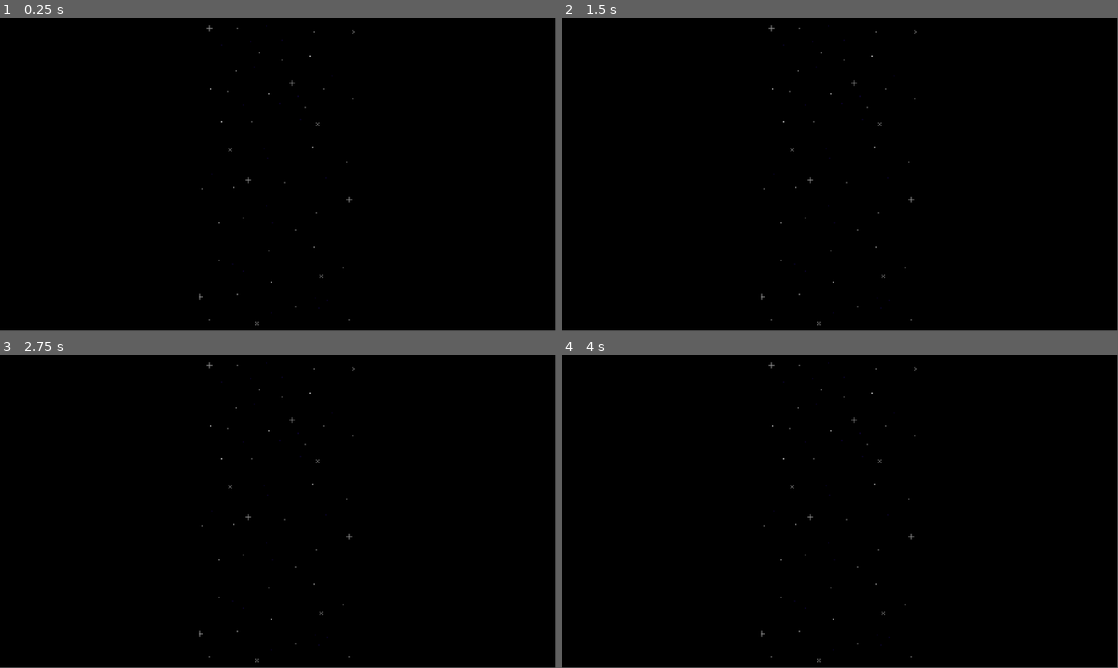
Above: before the commit, frames 1-4 (two rows, left to right).
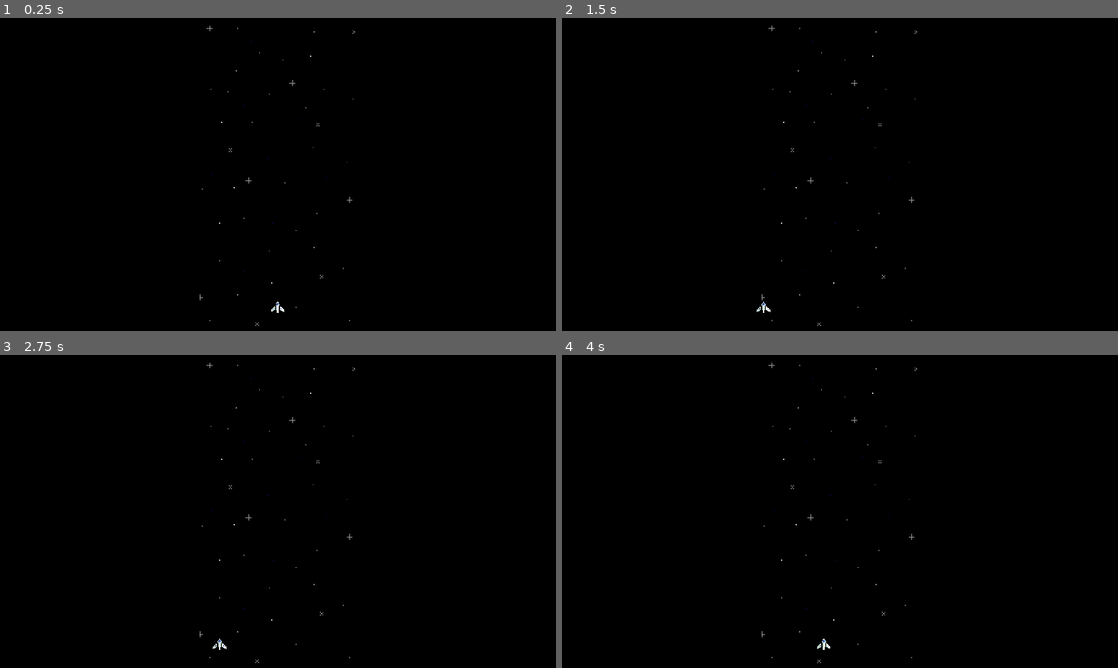
Above: after the commit, the same moments.

Repository: spageektti/space-shooter-godot
Game: Godot game, scene res://scenes/game.tscn
The game is run twice, just before and just after one commit, with the same random seed, the same clock (stepped at 60 frames per second) and the same inputs. Before the commit the project starts from res://game.tscn.
Inputs:
- Up to frame 1 (0.25 s): no input
- Up to frame 2 (1.5 s): tap Enter at 0.5 s; hold D (right, bound only after the commit) 0.53-1.28 s; tap W (shoot, bound only after the commit) at 0.6, 1.35 s; tap Space at 1.25 s; hold A (left, bound only after the commit) from 1.28 s (still down)
- Up to frame 3 (2.75 s): release A (left, bound only after the commit) at 2.03 s; hold D (right, bound only after the commit) from 2.03 s (still down); tap W (shoot, bound only after the commit) at 2.1 s
- Up to frame 4 (4 s): tap Enter at 2.75 s; tap W (shoot, bound only after the commit) at 2.85, 3.6 s; tap Space at 3.5 s; release D (right, bound only after the commit) at 3.53 s; hold A (left, bound only after the commit) from 3.53 s (still down)
In our replay, the window is 799x449 before the commit and 800x450 after it. These sizes can differ from the game's own. Grey fills any space a smaller window leaves; there, only what the larger window draws over its background counts as a difference.

The runs differ from the first frame. In frame 1, 0.1% of the frame differs, in the area x 35-64%, y 2-99%; in frame 2, 0.1%; in frame 3, 0.1%; in frame 4, 0.1%.

Commit message:
add main character, player

Diff:
--- a/game.tscn
+++ /dev/null
@@ -1,26 +0,0 @@
-[gd_scene load_steps=3 format=3 uid="uid://bxnwhm5qcjju2"]
-
-[ext_resource type="Texture2D" uid="uid://ccjje05jfc1li" path="res://assets/background.png" id="1_nekke"]
-
-[sub_resource type="SpriteFrames" id="SpriteFrames_ovmdc"]
-
-[node name="Node2D" type="Node"]
-
-[node name="TextureRect" type="TextureRect" parent="."]
-anchors_preset = 13
-anchor_left = 0.5
-anchor_right = 0.5
-anchor_bottom = 1.0
-offset_left = -64.5
-offset_right = 64.5
-grow_horizontal = 2
-grow_vertical = 2
-size_flags_horizontal = 3
-size_flags_vertical = 3
-texture = ExtResource("1_nekke")
-expand_mode = 3
-
-[node name="CharacterBody2D" type="CharacterBody2D" parent="."]
-
-[node name="AnimatedSprite2D" type="AnimatedSprite2D" parent="CharacterBody2D"]
-sprite_frames = SubResource("SpriteFrames_ovmdc")
--- a/project.godot
+++ b/project.godot
@@ -11,9 +11,35 @@
 [application]
 
 config/name="space-shooter"
-run/main_scene="res://game.tscn"
+run/main_scene="res://scenes/game.tscn"
 config/features=PackedStringArray("4.2", "Mobile")
 config/icon="res://icon.svg"
+
+[display]
+
+window/stretch/mode="canvas_items"
+
+[input]
+
+left={
+"deadzone": 0.5,
+"events": [Object(InputEventKey,"resource_local_to_scene":false,"resource_name":"","device":-1,"window_id":0,"alt_pressed":false,"shift_pressed":false,"ctrl_pressed":false,"meta_pressed":false,"pressed":false,"keycode":0,"physical_keycode":65,"key_label":0,"unicode":97,"echo":false,"script":null)
+, Object(InputEventKey,"resource_local_to_scene":false,"resource_name":"","device":-1,"window_id":0,"alt_pressed":false,"shift_pressed":false,"ctrl_pressed":false,"meta_pressed":false,"pressed":false,"keycode":0,"physical_keycode":4194319,"key_label":0,"unicode":0,"echo":false,"script":null)
+]
+}
+right={
+"deadzone": 0.5,
+"events": [Object(InputEventKey,"resource_local_to_scene":false,"resource_name":"","device":-1,"window_id":0,"alt_pressed":false,"shift_pressed":false,"ctrl_pressed":false,"meta_pressed":false,"pressed":false,"keycode":0,"physical_keycode":68,"key_label":0,"unicode":100,"echo":false,"script":null)
+, Object(InputEventKey,"resource_local_to_scene":false,"resource_name":"","device":-1,"window_id":0,"alt_pressed":false,"shift_pressed":false,"ctrl_pressed":false,"meta_pressed":false,"pressed":false,"keycode":0,"physical_keycode":4194321,"key_label":0,"unicode":0,"echo":false,"script":null)
+]
+}
+shoot={
+"deadzone": 0.5,
+"events": [Object(InputEventKey,"resource_local_to_scene":false,"resource_name":"","device":-1,"window_id":0,"alt_pressed":false,"shift_pressed":false,"ctrl_pressed":false,"meta_pressed":false,"pressed":false,"keycode":0,"physical_keycode":87,"key_label":0,"unicode":119,"echo":false,"script":null)
+, Object(InputEventKey,"resource_local_to_scene":false,"resource_name":"","device":-1,"window_id":0,"alt_pressed":false,"shift_pressed":false,"ctrl_pressed":false,"meta_pressed":false,"pressed":false,"keycode":0,"physical_keycode":4194320,"key_label":0,"unicode":0,"echo":false,"script":null)
+, Object(InputEventKey,"resource_local_to_scene":false,"resource_name":"","device":-1,"window_id":0,"alt_pressed":false,"shift_pressed":false,"ctrl_pressed":false,"meta_pressed":false,"pressed":false,"keycode":0,"physical_keycode":32,"key_label":0,"unicode":32,"echo":false,"script":null)
+]
+}
 
 [rendering]
 
--- /dev/null
+++ b/scenes/game.tscn
@@ -0,0 +1,47 @@
+[gd_scene load_steps=5 format=3 uid="uid://bxnwhm5qcjju2"]
+
+[ext_resource type="Texture2D" uid="uid://ccjje05jfc1li" path="res://assets/background.png" id="1_gu4g3"]
+[ext_resource type="PackedScene" uid="uid://cpo6yojev0oj4" path="res://scenes/player.tscn" id="2_kcwmc"]
+
+[sub_resource type="WorldBoundaryShape2D" id="WorldBoundaryShape2D_sv7hy"]
+
+[sub_resource type="WorldBoundaryShape2D" id="WorldBoundaryShape2D_okw2x"]
+distance = -1.0
+
+[node name="Node2D" type="Node"]
+
+[node name="Background" type="TextureRect" parent="."]
+anchors_preset = 13
+anchor_left = 0.5
+anchor_right = 0.5
+anchor_bottom = 1.0
+offset_left = -64.5
+offset_right = 64.5
+grow_horizontal = 2
+grow_vertical = 2
+size_flags_horizontal = 3
+size_flags_vertical = 3
+texture = ExtResource("1_gu4g3")
+expand_mode = 3
+
+[node name="CharacterBody2D" parent="." instance=ExtResource("2_kcwmc")]
+position = Vector2(575, 599)
+
+[node name="WorldBorderLeft" type="Area2D" parent="."]
+unique_name_in_owner = true
+position = Vector2(410, 535)
+
+[node name="CollisionShape2D" type="CollisionShape2D" parent="WorldBorderLeft"]
+rotation = 1.5708
+shape = SubResource("WorldBoundaryShape2D_sv7hy")
+
+[node name="WorldBorderRight" type="Area2D" parent="."]
+unique_name_in_owner = true
+position = Vector2(732, 467)
+
+[node name="CollisionShape2D" type="CollisionShape2D" parent="WorldBorderRight"]
+rotation = -1.5708
+shape = SubResource("WorldBoundaryShape2D_okw2x")
+
+[connection signal="body_entered" from="WorldBorderLeft" to="CharacterBody2D" method="_on_world_border_left_body_entered"]
+[connection signal="body_entered" from="WorldBorderRight" to="CharacterBody2D" method="_on_world_border_right_body_entered"]
--- /dev/null
+++ b/scenes/player.gd
@@ -0,0 +1,30 @@
+extends CharacterBody2D
+
+const SPEED = 250.0
+
+@onready var world_border_left = %WorldBorderLeft
+@onready var world_border_right = %WorldBorderRight
+
+func _physics_process(delta):
+
+	if Input.is_action_just_pressed("shoot"):
+		pass
+
+	var direction = Input.get_axis("left", "right")
+	if direction:
+		velocity.x = direction * SPEED
+	else:
+		velocity.x = move_toward(velocity.x, 0, 20)
+
+	print(world_border_right.position.x)
+	print(world_border_left.position.x)
+
+	move_and_slide()
+
+func _on_world_border_left_body_entered(body):
+	if(body.name == "CharacterBody2D"):
+		body.position.x = world_border_right.position.x - 20
+
+func _on_world_border_right_body_entered(body):
+	if(body.name == "CharacterBody2D"):
+		body.position.x = world_border_left.position.x + 20
--- /dev/null
+++ b/scenes/player.tscn
@@ -0,0 +1,56 @@
+[gd_scene load_steps=8 format=3 uid="uid://cpo6yojev0oj4"]
+
+[ext_resource type="Texture2D" uid="uid://nxe324ny1cqg" path="res://assets/player/ship/damaged.png" id="1_4b564"]
+[ext_resource type="Script" path="res://scenes/player.gd" id="1_600os"]
+[ext_resource type="Texture2D" uid="uid://dqvh3xg2udhf0" path="res://assets/player/ship/full-health.png" id="2_3v162"]
+[ext_resource type="Texture2D" uid="uid://d124gvqm2k2c8" path="res://assets/player/ship/slight-damage.png" id="3_dlcqf"]
+[ext_resource type="Texture2D" uid="uid://b58ysf4a1moq2" path="res://assets/player/ship/very-damaged.png" id="4_7ua4k"]
+
+[sub_resource type="SpriteFrames" id="SpriteFrames_ovmdc"]
+animations = [{
+"frames": [{
+"duration": 1.0,
+"texture": ExtResource("1_4b564")
+}],
+"loop": true,
+"name": &"damaged",
+"speed": 5.0
+}, {
+"frames": [{
+"duration": 1.0,
+"texture": ExtResource("2_3v162")
+}],
+"loop": false,
+"name": &"default",
+"speed": 1.0
+}, {
+"frames": [{
+"duration": 1.0,
+"texture": ExtResource("3_dlcqf")
+}],
+"loop": true,
+"name": &"slightly-damaged",
+"speed": 5.0
+}, {
+"frames": [{
+"duration": 1.0,
+"texture": ExtResource("4_7ua4k")
+}],
+"loop": true,
+"name": &"very-damaged",
+"speed": 5.0
+}]
+
+[sub_resource type="RectangleShape2D" id="RectangleShape2D_ukpt7"]
+size = Vector2(28, 24)
+
+[node name="CharacterBody2D" type="CharacterBody2D"]
+motion_mode = 1
+script = ExtResource("1_600os")
+
+[node name="AnimatedSprite2D" type="AnimatedSprite2D" parent="."]
+sprite_frames = SubResource("SpriteFrames_ovmdc")
+autoplay = "default"
+
+[node name="CollisionShape2D" type="CollisionShape2D" parent="."]
+shape = SubResource("RectangleShape2D_ukpt7")
Binary file removed: assets/SpaceShooterAssetPack_BackGrounds.png
Binary file removed: assets/SpaceShooterAssetPack_Characters.png
Binary file removed: assets/SpaceShooterAssetPack_IU.png
Binary file removed: assets/SpaceShooterAssetPack_Miscellaneous.png
Binary file removed: assets/SpaceShooterAssetPack_Projectiles.png
Not shown, removed: assets/SpaceShooterAssetPack_Projectiles.png.import
Binary file removed: assets/SpaceShooterAssetPack_Ships.png
Not shown, removed: assets/SpaceShooterAssetPack_Ships.png.import
Binary file added: assets/player/ship/damaged.png
Not shown, changed: assets/player/ship/damaged.png.import
Binary file added: assets/player/ship/full-health.png
Not shown, changed: assets/player/ship/full-health.png.import
(and 4 more such lines)
